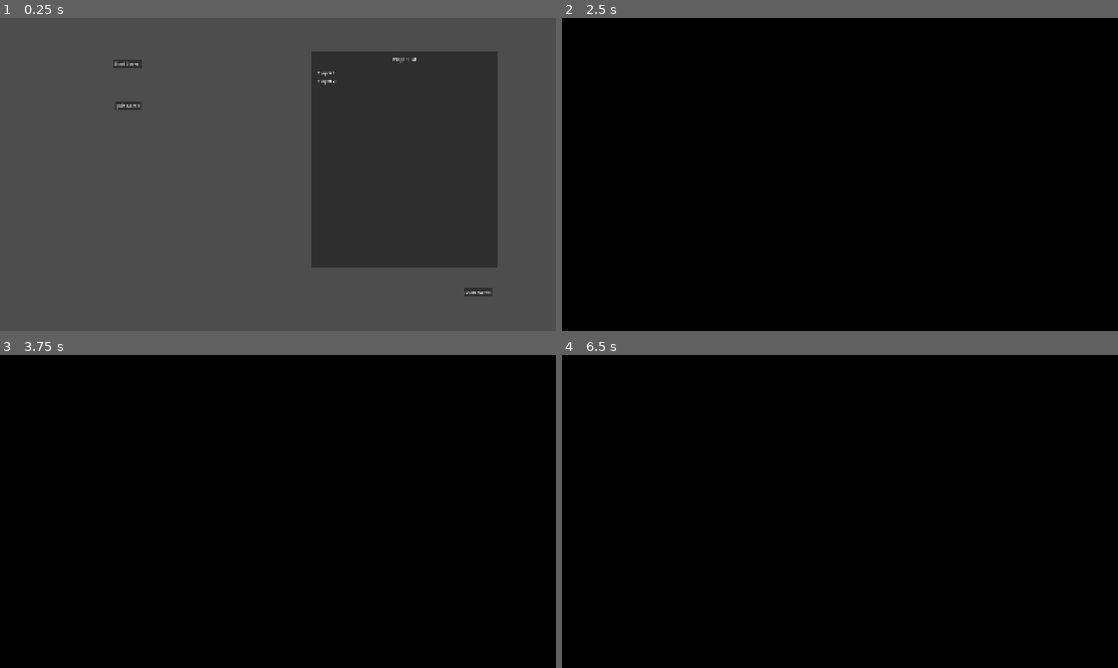
Above: before the commit, frames 1-4 (two rows, left to right).
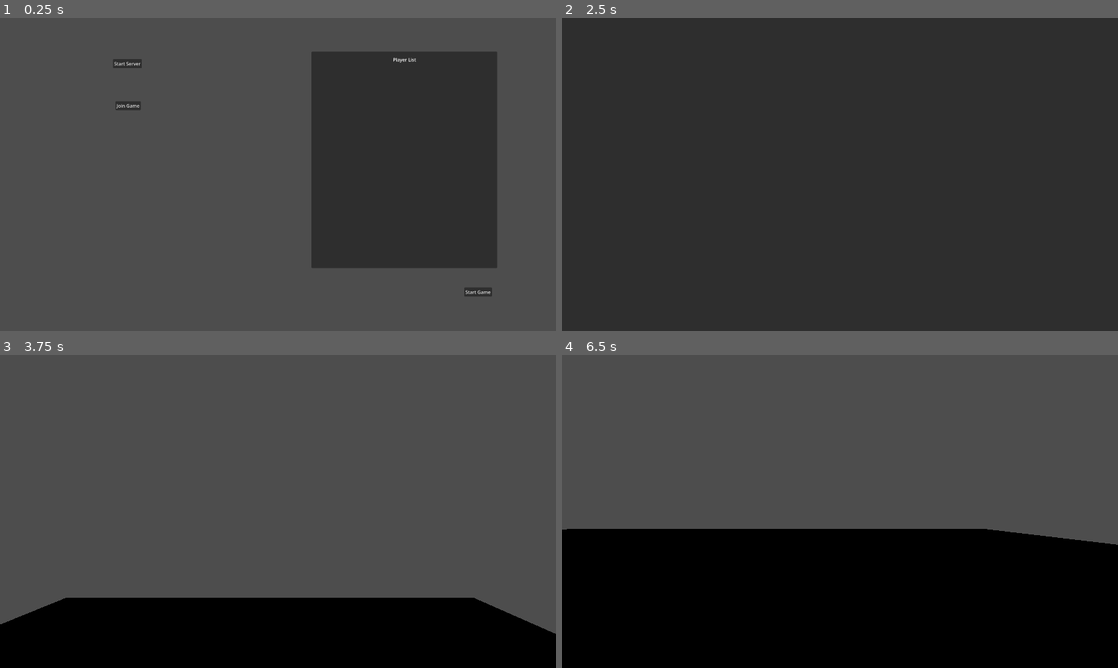
Above: after the commit, the same moments.

Repository: sininen-blue/untitled-arena-shooter
Game: Godot game, scene res://src/ui/server_controls/server_controls.tscn
Two runs of this game, one before a commit and one after it. Both use one fixed random seed, a clock stepped at 60 frames per second and the inputs below. This scene is started directly instead of the project's main scene.
Inputs (mouse positions are in pixels of both pictures, inside the frame that each line leads up to):
- Up to frame 1 (0.25 s): no input
- Up to frame 2 (2.5 s): click "Start Server" at 0.5 s; click "Join Game" at 1.25 s; click "Start Game" at 2 s
- Up to frame 3 (3.75 s): click (478, 630) at 2.75 s, where only the run before the commit has a clickable "Start Game"; tap Enter (ui_accept) at 3.5 s; hold Right (ui_right) from 3.53 s (still down)
- Up to frame 4 (6.5 s): tap Enter (ui_accept) at 3.77, 4.52, 6.02 s; release Right (ui_right) at 4.28 s; hold Down (ui_down) 4.28-5.03 s; hold Right (ui_right) 5.03-5.78 s; hold Up (ui_up) from 5.78 s (still down)

The runs differ from the first frame. In frame 1, 0.2% of the frame differs, in the area x 20-89%, y 10-89%; in frame 2, 100%, in the area x 0-100%, y 0-100%; in frame 3, 79%; in frame 4, 56%.

Commit message:
3d test level scene load

Diff:
--- a/project.godot
+++ b/project.godot
@@ -24,7 +24,7 @@
 
 window/size/viewport_width=1920
 window/size/viewport_height=1080
-window/stretch/mode="canvas_items"
+window/stretch/mode="viewport"
 
 [layer_names]
 
--- a/src/autoload/network_manager.gd
+++ b/src/autoload/network_manager.gd
@@ -11,11 +11,9 @@
 	peer = ENetMultiplayerPeer.new()
 	peer.create_server(PORT)
 	multiplayer.multiplayer_peer = peer
-	print_debug("Server Created")
 
 
 func start_client() -> void:
 	peer = ENetMultiplayerPeer.new()
 	peer.create_client(IP_ADDR, PORT)
 	multiplayer.multiplayer_peer = peer
-	print_debug("Client Connected")
--- a/src/autoload/scene_loader.gd
+++ b/src/autoload/scene_loader.gd
@@ -30,6 +30,7 @@
 			load_finished.emit()
 
 
+@rpc("authority", "call_local", "reliable")
 func load_scene(to: String) -> void:
 	scene_path = to
 
--- a/src/core/main.tscn
+++ b/src/core/main.tscn
@@ -6,7 +6,5 @@
 [node name="Main" type="Node" unique_id=1123520285]
 
 [node name="MultiplayerSpawner" parent="." unique_id=1167663308 instance=ExtResource("1_ukt3u")]
-_spawnable_scenes = PackedStringArray("uid://hhrlbjgbdaqr")
-scenes/0 = "uid://hhrlbjgbdaqr"
 
 [node name="TestArena1" parent="." unique_id=1873855294 instance=ExtResource("1_avv2o")]
--- a/src/networking/multiplayer_spawner/multiplayer_spawner.gd
+++ b/src/networking/multiplayer_spawner/multiplayer_spawner.gd
@@ -1,14 +1,47 @@
 extends MultiplayerSpawner
+
+signal player_ready(id: int)
 
 
 @export var network_player: PackedScene
 
 
-func spawn_player(id: int) -> void:
+var ready_peers: Array[int] = []
+
+
+# BUG: spawn timing issues
+func _ready() -> void:
+	self.spawn_function = _spawn_player
+
+	if multiplayer.is_server():
+		ready_peers.append(multiplayer.get_unique_id())
+		_check_all_ready()
+	else:
+		_notify_ready.rpc_id(1)
+
+
+@rpc("any_peer", "reliable")
+func _notify_ready() -> void:
 	if multiplayer.is_server() == false:
 		return
 
+	var id: int = multiplayer.get_remote_sender_id()
+	ready_peers.append(id)
+	_check_all_ready()
+
+
+func _check_all_ready() -> void:
+	var peers: PackedInt32Array = multiplayer.get_peers()
+	peers.append(multiplayer.get_unique_id())
+
+	if ready_peers.size() == peers.size():
+		for id: int in ready_peers:
+			self.spawn.call_deferred(id)
+
+
+func _spawn_player(id: int) -> Player:
 	var player: Player = network_player.instantiate()
 	player.name = str(id)
 
-	get_node(self.spawn_path).add_child.call_deferred(player)
+	player.position.y += 20
+	return player
--- a/src/networking/multiplayer_spawner/multiplayer_spawner.tscn
+++ b/src/networking/multiplayer_spawner/multiplayer_spawner.tscn
@@ -8,5 +8,3 @@
 spawn_path = NodePath("..")
 script = ExtResource("1_waxug")
 network_player = ExtResource("2_ixsqt")
-_spawnable_scene_count = 1
-scenes/0 = "uid://hhrlbjgbdaqr"
--- a/src/ui/loading_screen/loading_screen.gd
+++ b/src/ui/loading_screen/loading_screen.gd
@@ -11,7 +11,7 @@
 	loading_screen_ready.emit()
 
 
-func _on_scene_loader_progress_changed(progress: float) -> void:
+func _on_scene_loader_progress_changed(_progress: float) -> void:
 	pass
 
 
--- /dev/null
+++ b/src/ui/player_card/player_card.tscn
@@ -0,0 +1,5 @@
+[gd_scene format=3 uid="uid://juvn5p348lhe"]
+
+[node name="PlayerCard" type="Label" unique_id=123649024]
+offset_right = 40.0
+offset_bottom = 23.0
--- a/src/ui/server_controls/server_controls.gd
+++ b/src/ui/server_controls/server_controls.gd
@@ -1,10 +1,30 @@
 extends Control
 
+@export var player_card: PackedScene
 @export var start_game_target: StringName
+
+
+@onready var player_list: VBoxContainer = %PlayerList
+@onready var player_list_spawner: MultiplayerSpawner = %PlayerListSpawner
+
+
+func _ready() -> void:
+	player_list_spawner.spawn_function = _spawn_player_card
+	multiplayer.peer_connected.connect(_on_multiplayer_peer_connected)
+
+
+func _on_multiplayer_peer_connected(id: int) -> void:
+	if multiplayer.is_server() == false:
+		return
+
+	player_list_spawner.spawn(id)
 
 
 func _on_start_server_pressed() -> void:
 	NetworkManager.start_server()
+
+	if multiplayer.is_server():
+		player_list_spawner.spawn(multiplayer.get_unique_id())
 
 
 func _on_join_game_pressed() -> void:
@@ -12,4 +32,11 @@
 
 
 func _on_start_game_pressed() -> void:
-	SceneLoader.load_scene(start_game_target)
+	if multiplayer.is_server():
+		SceneLoader.load_scene.rpc(start_game_target)
+
+
+func _spawn_player_card(id: int) -> Label:
+	var label_instance: Label = player_card.instantiate()
+	label_instance.text = str(id)
+	return label_instance
--- a/src/ui/server_controls/server_controls.tscn
+++ b/src/ui/server_controls/server_controls.tscn
@@ -1,6 +1,7 @@
 [gd_scene format=3 uid="uid://xn5qrm2fhvpe"]
 
 [ext_resource type="Script" uid="uid://dn3pq6jqyvngw" path="res://src/ui/server_controls/server_controls.gd" id="1_kayog"]
+[ext_resource type="PackedScene" uid="uid://juvn5p348lhe" path="res://src/ui/player_card/player_card.tscn" id="2_njhjg"]
 
 [node name="ServerControls" type="Control" unique_id=1836185233]
 layout_mode = 3
@@ -10,6 +11,13 @@
 grow_horizontal = 2
 grow_vertical = 2
 script = ExtResource("1_kayog")
+player_card = ExtResource("2_njhjg")
+start_game_target = &"uid://boeckno5yl7wq"
+
+[node name="PlayerListSpawner" type="MultiplayerSpawner" parent="." unique_id=829346288]
+unique_name_in_owner = true
+_spawnable_scenes = PackedStringArray("uid://juvn5p348lhe")
+spawn_path = NodePath("../Players/PlayerList")
 
 [node name="StartServer" type="Button" parent="." unique_id=797659623]
 layout_mode = 0
@@ -55,6 +63,7 @@
 horizontal_alignment = 1
 
 [node name="PlayerList" type="VBoxContainer" parent="Players" unique_id=722949634]
+unique_name_in_owner = true
 layout_mode = 1
 anchors_preset = 15
 anchor_right = 1.0
@@ -64,14 +73,6 @@
 offset_right = -20.0
 grow_horizontal = 2
 grow_vertical = 2
-
-[node name="Label" type="Label" parent="Players/PlayerList" unique_id=711352836]
-layout_mode = 2
-text = "Player 1"
-
-[node name="Label2" type="Label" parent="Players/PlayerList" unique_id=1640786977]
-layout_mode = 2
-text = "Player 2"
 
 [node name="Start Game" type="Button" parent="." unique_id=487684096]
 layout_mode = 1
